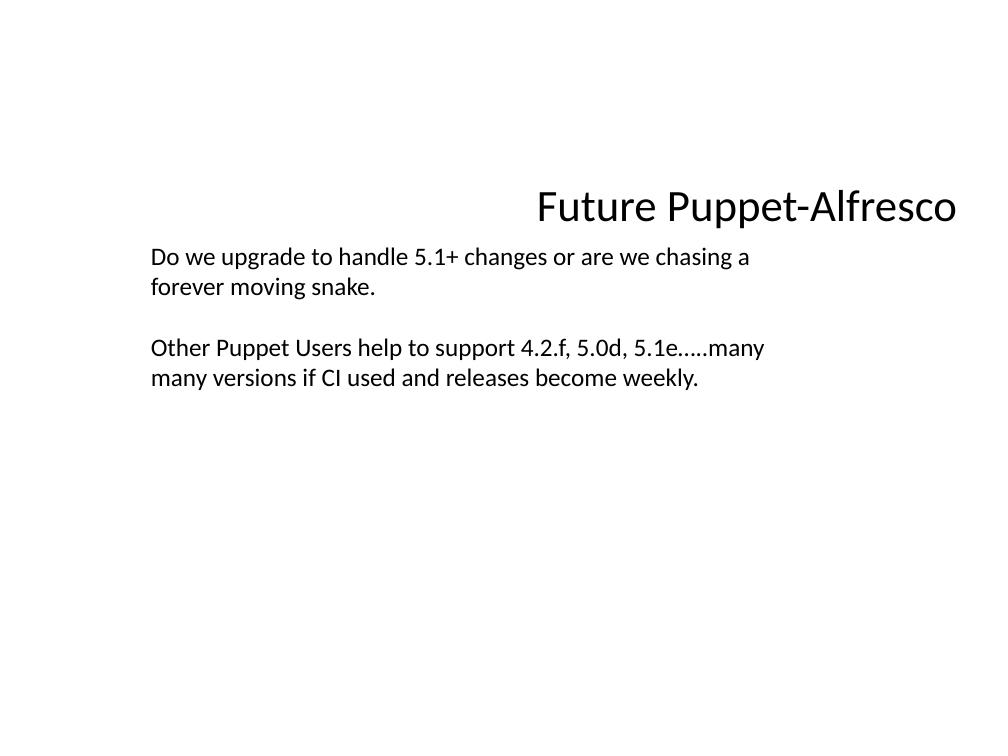
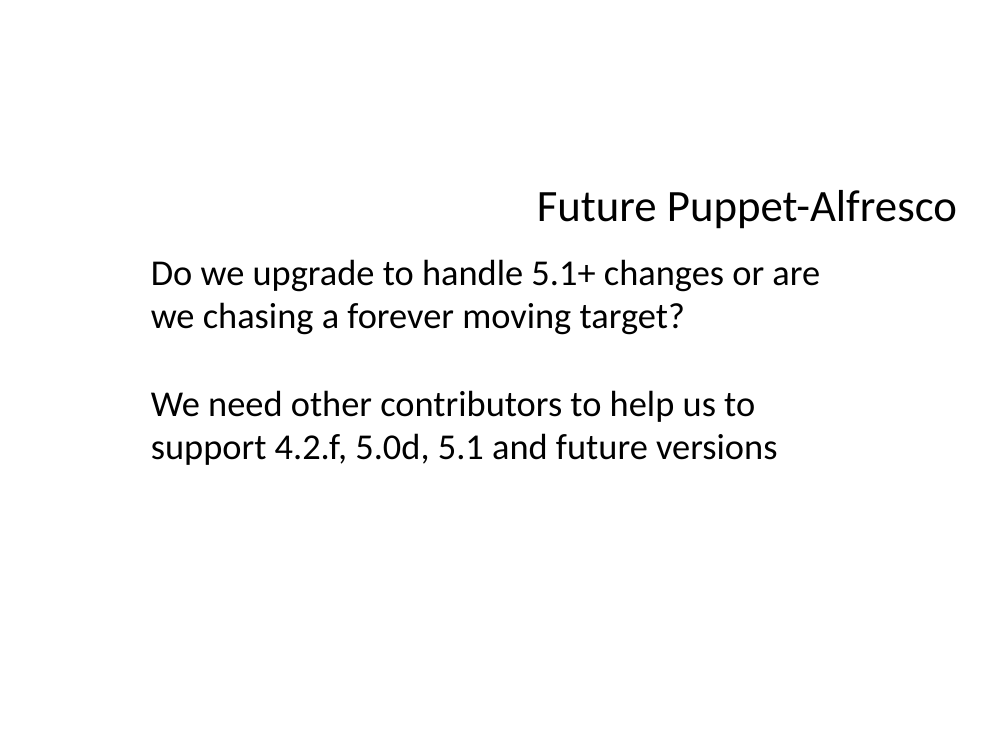
Before and after one commit to OrderOfTheBee/beecon, a slide deck: slide 8 of assets/data/files/20160125031/BeeCon2016_HoneyCombBeyond.odp (slide 6 before the commit). Drawn at 1008x756 pixels with LibreOffice and Linux fonts; fonts in the diff are those of the drawing; background and template pictures are left out. Boxes give left, top, right and bottom in pixels: in the first picture for what was removed or moved away, otherwise in the second. Text is boxed around its words. In the diff, an @@ line names an element or a change of style, - is before the commit and + after.

```diff
--- a/assets/data/files/20160125031/BeeCon2016_HoneyCombBeyond.odp
+++ b/assets/data/files/20160125031/BeeCon2016_HoneyCombBeyond.odp
@@ title at (151,259,820,465): text changed; size 18 to 26 pt @@
-Do we upgrade to handle 5.1+ changes or are we chasing a forever moving snake.
-Other Puppet Users help to support 4.2.f, 5.0d, 5.1e…..many many versions if CI used and releases become weekly.
+Do we upgrade to handle 5.1+ changes or are we chasing a forever moving target?
+We need other contributors to help us to support 4.2.f, 5.0d, 5.1 and future versions
```
Also in this commit, not shown: 5 other slides changed, 9 slides added, 4 slides removed.
